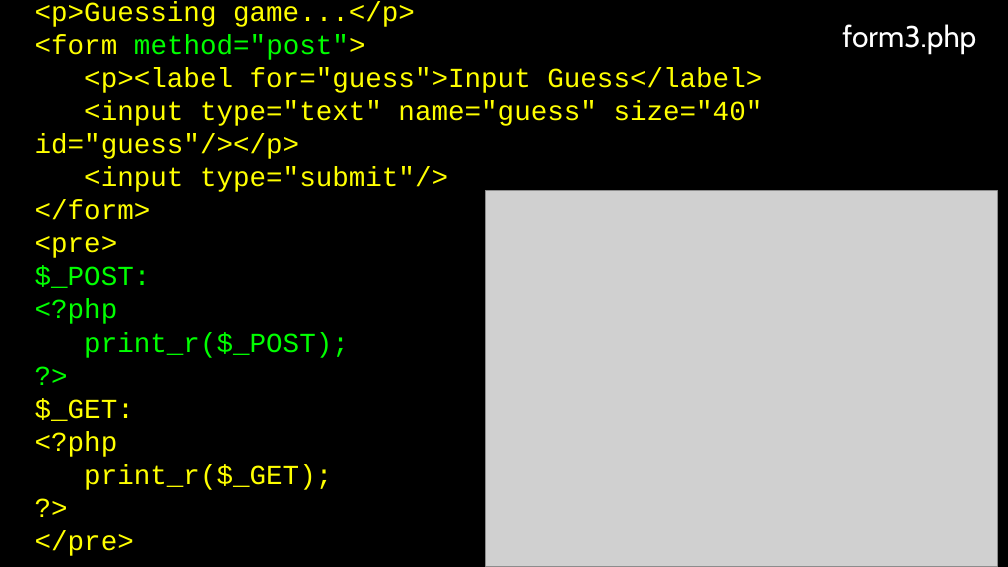
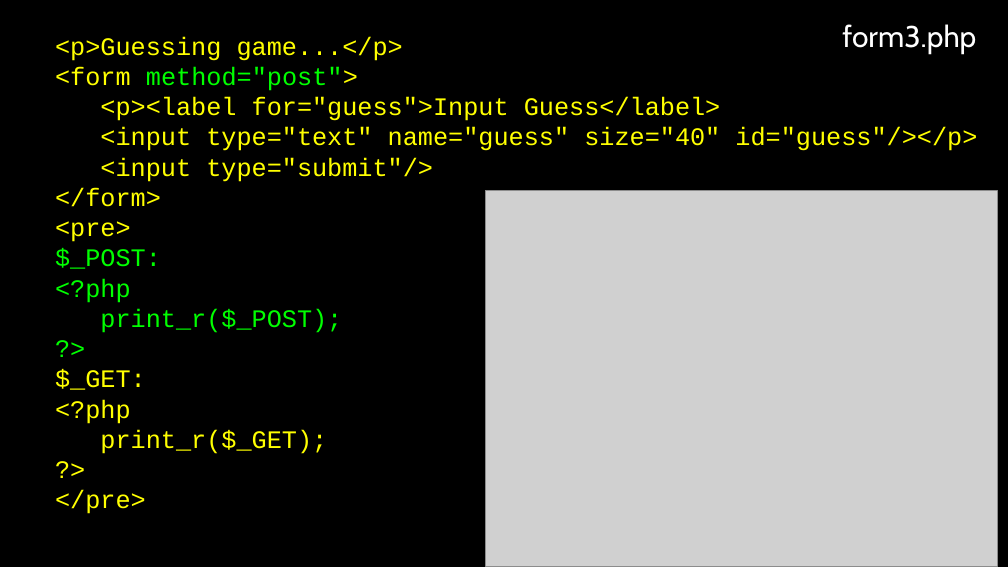
Before and after one commit to csev/wa4e, a slide deck: slide 7 of lectures/PHP-06-Forms.ppt. Drawn at 1008x567 pixels with LibreOffice and Linux fonts; fonts in the diff are those of the drawing; grey boxes stand for pictures. Boxes give left, top, right and bottom in pixels: in the first picture for what was removed or moved away, otherwise in the second. Text is boxed around its words. In the diff, an @@ line names an element or a change of style, - is before the commit and + after.

```diff
--- a/lectures/PHP-06-Forms.ppt
+++ b/lectures/PHP-06-Forms.ppt
@@ text "<p>Guessing game...</p>": place and size @@
-text "<p>Guessing game...</p>" at (35, 1, 763, 556)
+text "<p>Guessing game...</p>" at (55, 36, 977, 514)
@@ text "<p>Guessing game...</p>" at (55, 36, 977, 514): size 35 to 32 pt @@
```
Also in this commit, not shown: 8 other slides changed, 7 other files.
